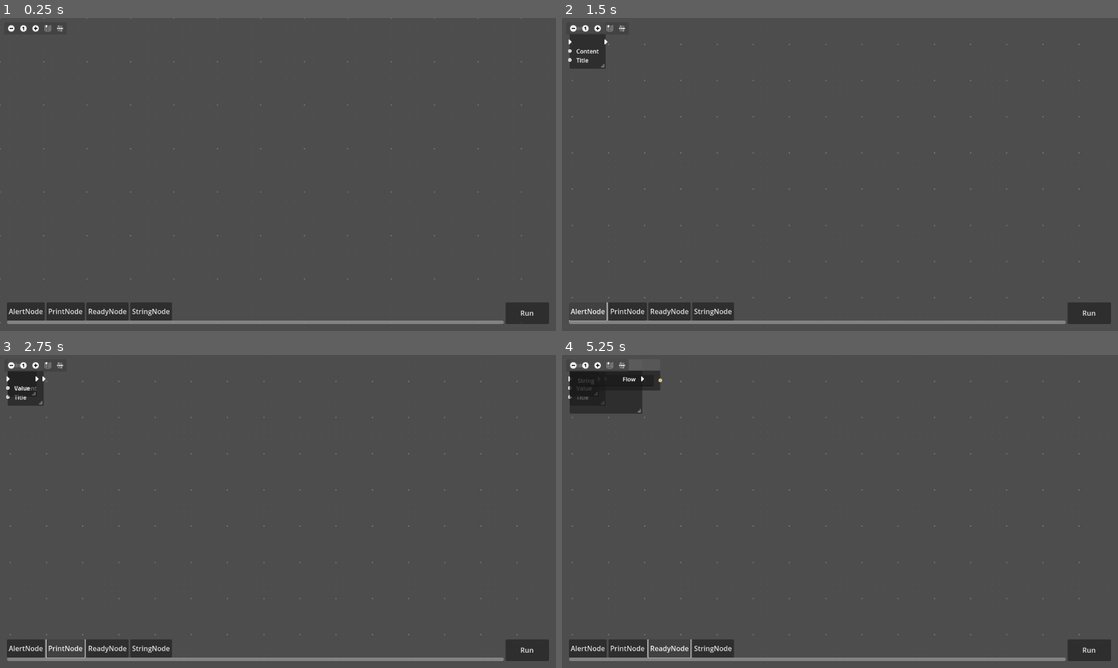
Above: before the commit, frames 1-4 (two rows, left to right).
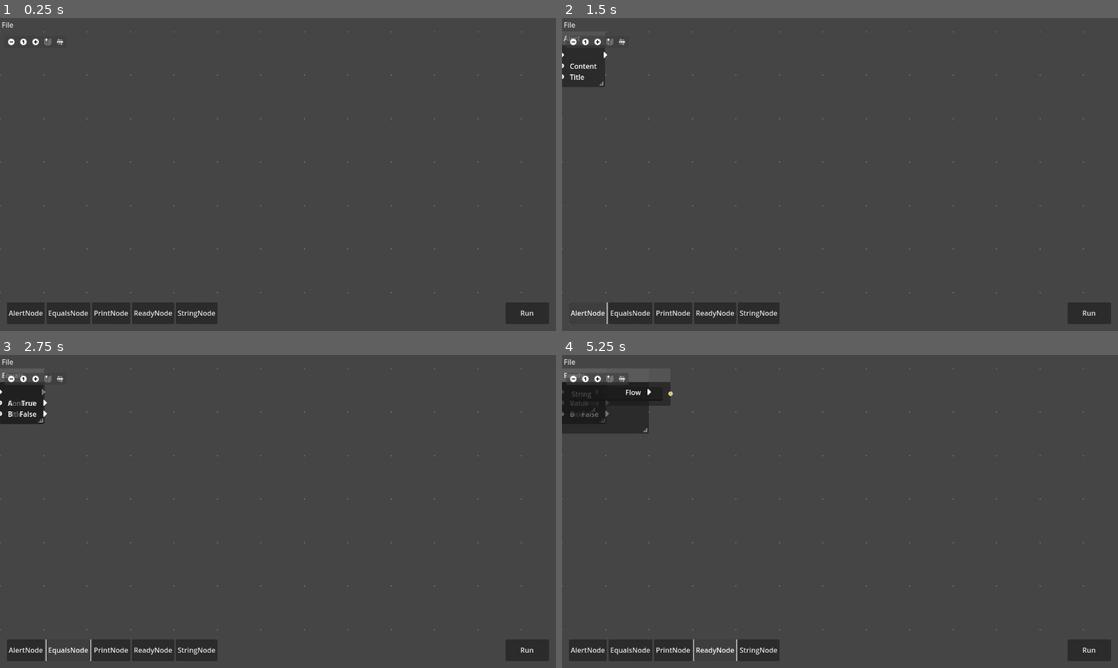
Above: after the commit, the same moments.

Repository: Swarkin/Godot-GraphNodesScript
Game: Godot game, scene res://main.tscn
Two runs of this game, one before a commit and one after it. Both use one fixed random seed, a clock stepped at 60 frames per second and the inputs below.
Inputs (mouse positions are in pixels of both pictures, inside the frame that each line leads up to):
- Up to frame 1 (0.25 s): no input
- Up to frame 2 (1.5 s): click (567, 24) at 0.5 s, where only the run after the commit has a clickable "File"; click "AlertNode" at 1.25 s
- Up to frame 3 (2.75 s): click (66, 649) at 2 s, where only the run after the commit has a clickable "EqualsNode"
- Up to frame 4 (5.25 s): click "PrintNode" at 2.75 s; click "StringNode" at 3.5 s; click "Run" at 4.25 s; click "ReadyNode" at 5 s

The runs differ from the first frame. In frame 1, 2.2% of the frame differs, in the area x 0-94%, y 0-98%; in frame 2, 2.9%; in frame 3, 3.1%; in frame 4, 4.3%, in the area x 0-94%, y 1-98%.
Error before the commit: Invalid access to property or key 'ReadyNode' on a base object of type 'Dictionary[StringName, GraphNodeRepr]'. (res://graph.gd:90)
Error after the commit: Invalid access to property or key 'ReadyNode' on a base object of type 'Dictionary[StringName, GraphNodeRepr]'. (res://graph.gd:83)

Commit message:
implement branching nodes, add menu bar; basic save and load

Diff:
--- a/graph.gd
+++ b/graph.gd
@@ -1,3 +1,4 @@
+class_name ScriptGraphEdit
 extends GraphEdit
 
 const TYPE_FLOW := 69
@@ -21,7 +22,14 @@
 		node = _node
 
 	func flow_next() -> GraphNodeRepr:
-		var conn := out_connections[0] as GraphNodeConnection if !out_connections.is_empty() else null
+		if out_connections.is_empty(): return null
+		var conn: GraphNodeConnection
+
+		if node is BranchingGraphNode:
+			conn = node.next_flow(out_connections)
+		else:
+			conn = out_connections[0] if !out_connections.is_empty() else null
+
 		return conn.to_node if conn else null
 
 	func get_input(port_idx: int, default = null) -> Variant:
@@ -70,23 +78,8 @@
 
 func execute() -> void:
 	if verbose: print("Executing...")
-	var nodes: Dictionary[StringName, GraphNodeRepr]
+	var nodes := parse()
 
-	#region parsing
-	for node in get_children() as Array[Control]:
-		if node is not GraphNode: continue
-		nodes[node.name] = GraphNodeRepr.new(node)
-
-	for conn in connections:
-		var from := nodes[conn["from_node"] as StringName]
-		var to := nodes[conn["to_node"] as StringName]
-		var from_conn := GraphNodeConnection.new(conn, nodes)
-		var to_conn := GraphNodeConnection.new(conn, nodes)
-		from.out_connections.append(from_conn)
-		to.in_connections.append(to_conn)
-	#endregion
-
-	#region logic
 	var ready_node := nodes["ReadyNode"]
 	if verbose:
 		print(ready_node.node.name)
@@ -127,9 +120,25 @@
 
 		node.execute(args)
 		next = next.flow_next()
-	#endregion
 
 	if verbose: print("\nFinished")
+
+func parse() -> Dictionary[StringName, GraphNodeRepr]:
+	var nodes: Dictionary[StringName, GraphNodeRepr]
+
+	for node in get_children() as Array[Control]:
+		if node is not GraphNode: continue
+		nodes[node.name] = GraphNodeRepr.new(node)
+
+	for conn in connections:
+		var from := nodes[conn["from_node"] as StringName]
+		var to := nodes[conn["to_node"] as StringName]
+		var from_conn := GraphNodeConnection.new(conn, nodes)
+		var to_conn := GraphNodeConnection.new(conn, nodes)
+		from.out_connections.append(from_conn)
+		to.in_connections.append(to_conn)
+
+	return nodes
 
 
 func _on_connection_request(from_node: StringName, from_port: int, to_node: StringName, to_port: int) -> void:
--- a/main.tscn
+++ b/main.tscn
@@ -1,5 +1,6 @@
-[gd_scene load_steps=7 format=3 uid="uid://qr52aafdvj5l"]
+[gd_scene load_steps=8 format=3 uid="uid://qr52aafdvj5l"]
 
+[ext_resource type="Script" uid="uid://ba0kyhwc8edji" path="res://menu_bar.gd" id="1_1bvp3"]
 [ext_resource type="Script" uid="uid://c4xjo5mavlg5r" path="res://node_selection.gd" id="1_7mycd"]
 [ext_resource type="Script" uid="uid://44j7r8skexf1" path="res://graph.gd" id="1_h2yge"]
 [ext_resource type="Script" uid="uid://bgdixhn7vioeb" path="res://run.gd" id="4_1bvp3"]
@@ -13,17 +14,34 @@
 [sub_resource type="Shortcut" id="Shortcut_1bvp3"]
 events = [SubResource("InputEventKey_h2yge")]
 
-[node name="Main" type="Control"]
-layout_mode = 3
+[node name="Main" type="VBoxContainer"]
 anchors_preset = 15
 anchor_right = 1.0
 anchor_bottom = 1.0
 grow_horizontal = 2
 grow_vertical = 2
+theme_override_constants/separation = 0
 
-[node name="GraphEdit" type="GraphEdit" parent="."]
-offset_right = 1280.0
-offset_bottom = 720.0
+[node name="Menu" type="HBoxContainer" parent="." node_paths=PackedStringArray("graph", "file_menu")]
+layout_mode = 2
+script = ExtResource("1_1bvp3")
+graph = NodePath("../ScriptGraphEdit")
+file_menu = NodePath("FileMenu")
+
+[node name="FileMenu" type="MenuButton" parent="Menu"]
+layout_mode = 2
+text = "File"
+switch_on_hover = true
+item_count = 3
+popup/item_0/text = "New"
+popup/item_0/id = 0
+popup/item_1/text = "Open"
+popup/item_1/id = 1
+popup/item_2/text = "Save"
+popup/item_2/id = 2
+
+[node name="ScriptGraphEdit" type="GraphEdit" parent="."]
+layout_mode = 2
 size_flags_vertical = 3
 theme_override_styles/panel = SubResource("StyleBoxEmpty_7dm0k")
 grid_pattern = 1
@@ -37,39 +55,39 @@
 verbose = true
 hide_scroll = true
 
-[node name="Margin" type="MarginContainer" parent="."]
+[node name="Controls" type="MarginContainer" parent="ScriptGraphEdit"]
 layout_mode = 1
-anchors_preset = 15
+anchors_preset = 12
+anchor_top = 1.0
 anchor_right = 1.0
 anchor_bottom = 1.0
+offset_top = -82.0
 grow_horizontal = 2
-grow_vertical = 2
+grow_vertical = 0
 mouse_filter = 2
 theme_override_constants/margin_left = 16
 theme_override_constants/margin_top = 16
 theme_override_constants/margin_right = 16
 theme_override_constants/margin_bottom = 16
 
-[node name="Bar" type="HBoxContainer" parent="Margin"]
+[node name="Bar" type="HBoxContainer" parent="ScriptGraphEdit/Controls"]
 layout_mode = 2
 size_flags_vertical = 8
 
-[node name="NodeSelection" type="ScrollContainer" parent="Margin/Bar" node_paths=PackedStringArray("graph", "buttons")]
+[node name="NodeSelection" type="ScrollContainer" parent="ScriptGraphEdit/Controls/Bar" node_paths=PackedStringArray("graph", "buttons")]
 layout_mode = 2
 size_flags_horizontal = 3
 follow_focus = true
-horizontal_scroll_mode = 2
-vertical_scroll_mode = 0
 script = ExtResource("1_7mycd")
-graph = NodePath("../../../GraphEdit")
+graph = NodePath("../../..")
 buttons = NodePath("ButtonContainer")
 
-[node name="ButtonContainer" type="HBoxContainer" parent="Margin/Bar/NodeSelection"]
+[node name="ButtonContainer" type="HBoxContainer" parent="ScriptGraphEdit/Controls/Bar/NodeSelection"]
 layout_mode = 2
 size_flags_horizontal = 3
 size_flags_vertical = 3
 
-[node name="Run" type="Button" parent="Margin/Bar" node_paths=PackedStringArray("graph")]
+[node name="Run" type="Button" parent="ScriptGraphEdit/Controls/Bar" node_paths=PackedStringArray("graph")]
 custom_minimum_size = Vector2(100, 50)
 layout_mode = 2
 size_flags_horizontal = 8
@@ -77,8 +95,8 @@
 shortcut = SubResource("Shortcut_1bvp3")
 text = "Run"
 script = ExtResource("4_1bvp3")
-graph = NodePath("../../../GraphEdit")
+graph = NodePath("../../..")
 
-[connection signal="connection_request" from="GraphEdit" to="GraphEdit" method="_on_connection_request"]
-[connection signal="delete_nodes_request" from="GraphEdit" to="GraphEdit" method="_on_delete_nodes_request"]
-[connection signal="disconnection_request" from="GraphEdit" to="GraphEdit" method="_on_disconnection_request"]
+[connection signal="connection_request" from="ScriptGraphEdit" to="ScriptGraphEdit" method="_on_connection_request"]
+[connection signal="delete_nodes_request" from="ScriptGraphEdit" to="ScriptGraphEdit" method="_on_delete_nodes_request"]
+[connection signal="disconnection_request" from="ScriptGraphEdit" to="ScriptGraphEdit" method="_on_disconnection_request"]
--- /dev/null
+++ b/menu_bar.gd
@@ -0,0 +1,83 @@
+extends Container
+
+@export var graph: ScriptGraphEdit
+@export var file_menu: MenuButton
+
+func _enter_tree() -> void:
+	var file_popup := file_menu.get_popup()
+	file_popup.id_pressed.connect(_on_file_menu_id_pressed)
+
+func _on_file_menu_id_pressed(id: int) -> void:
+	match id:
+		0:
+			print("New")
+			for c in graph.get_children():
+				if c is GraphNode:
+					c.queue_free()
+
+			graph.connections.clear()
+		1:
+			print("Open")
+			var file := FileAccess.open("user://test.json", FileAccess.READ)
+			var data := JSON.parse_string(file.get_as_text()) as Dictionary
+			print(data)
+
+			var in_conn_data: Array[Dictionary]
+			var out_conn_data: Array[Dictionary]
+
+			for name_key in data:
+				var node_data := data[name_key] as Dictionary
+				var graph_node := (load("res://nodes/"+node_data["t"]) as PackedScene).instantiate() as GraphNode
+				in_conn_data.append_array(node_data["i"])
+				out_conn_data.append_array(node_data["o"])
+				graph_node.position_offset = Vector2(node_data["px"], node_data["py"])
+				graph_node.size = Vector2(node_data["sx"], node_data["sy"])
+				if node_data.has("v"):
+					graph_node.set_value(node_data["v"])
+				graph.add_child(graph_node)
+
+			for in_conn in in_conn_data:
+				graph.connect_node(in_conn["fn"], in_conn["fp"], in_conn["tn"], in_conn["tp"])
+
+			for out_conn in out_conn_data:
+				graph.connect_node(out_conn["fn"], out_conn["fp"], out_conn["tn"], out_conn["tp"])
+		2:
+			print("Save")
+			var nodes := graph.parse()
+			var data := {}
+
+			for name_key in nodes:
+				var node := nodes[name_key]
+				var node_data := {
+					"t": node.node.scene_file_path.get_file(),
+					"px": node.node.position_offset.x,
+					"py": node.node.position_offset.y,
+					"sx": node.node.size.x,
+					"sy": node.node.size.y,
+					"i": [],
+					"o": [],
+				}
+
+				if node.node is ValueGraphNode:
+					node_data["v"] = node.node.get_value()
+
+				for in_conn in node.in_connections:
+					node_data["i"].append({
+						"fp": in_conn.from_port,
+						"tp": in_conn.to_port,
+						"fn": in_conn.from_node.node.name,
+						"tn": in_conn.to_node.node.name,
+					})
+
+				for out_conn in node.out_connections:
+					node_data["o"].append({
+						"fp": out_conn.from_port,
+						"tp": out_conn.to_port,
+						"fn": out_conn.from_node.node.name,
+						"tn": out_conn.to_node.node.name,
+					})
+
+				data[name_key] = node_data
+
+			var file := FileAccess.open("user://test.json", FileAccess.WRITE)
+			file.store_string(JSON.stringify(data))
--- a/node_selection.gd
+++ b/node_selection.gd
@@ -3,7 +3,7 @@
 const PATH := "res://nodes/"
 const NODE_BUTTON := preload("res://ui/node_button.tscn") as PackedScene
 
-@export var graph: GraphEdit
+@export var graph: ScriptGraphEdit
 @export var buttons: Container
 
 var nodes: Dictionary[String, PackedScene]
--- /dev/null
+++ b/nodes/branching_node.gd
@@ -0,0 +1,7 @@
+class_name BranchingGraphNode
+extends ExecutableGraphNode
+
+@warning_ignore("unused_parameter")
+func next_flow(out_connections: Array[ScriptGraphEdit.GraphNodeConnection]) -> ScriptGraphEdit.GraphNodeConnection:
+	push_error("Cannot call function on abstract class")
+	return
--- /dev/null
+++ b/nodes/equals_node.gd
@@ -0,0 +1,25 @@
+class_name GraphNodeEquals
+extends BranchingGraphNode
+
+var _decision = null
+
+func execute(args: Array) -> void:
+	print("exec called")
+	print(get_stack())
+	_decision = args[0] == args[1]
+
+func next_flow(out_connections: Array[ScriptGraphEdit.GraphNodeConnection]) -> ScriptGraphEdit.GraphNodeConnection:
+	if out_connections.is_empty():
+		return
+	elif _decision == null:
+		push_error("Reading decision before execute")
+		return
+	else:
+		var target_from_port := 0 if _decision else 1
+		for conn in out_connections:
+			print(conn.from_port)
+			if conn.from_port == target_from_port:
+				return conn
+
+		push_error("Missing connection")
+		return
--- /dev/null
+++ b/nodes/equals_node.tscn
@@ -0,0 +1,72 @@
+[gd_scene load_steps=4 format=3 uid="uid://cqe2legqrhp0k"]
+
+[ext_resource type="Texture2D" uid="uid://bhop1cdyv78s4" path="res://ui/caret-right.svg" id="1_j257i"]
+[ext_resource type="Script" uid="uid://dcx1bl2m38n6b" path="res://nodes/executable_node.gd" id="2_fi83x"]
+[ext_resource type="Script" uid="uid://eo4o7tqi5aw0" path="res://nodes/equals_node.gd" id="2_nks3r"]
+
+[node name="EqualsNode" type="GraphNode"]
+resizable = true
+title = "Equals"
+ignore_invalid_connection_type = true
+slot/0/left_enabled = true
+slot/0/left_type = 69
+slot/0/left_color = Color(1, 1, 1, 1)
+slot/0/left_icon = ExtResource("1_j257i")
+slot/0/right_enabled = false
+slot/0/right_type = 69
+slot/0/right_color = Color(1, 1, 1, 1)
+slot/0/right_icon = ExtResource("1_j257i")
+slot/0/draw_stylebox = true
+slot/1/left_enabled = true
+slot/1/left_type = 42
+slot/1/left_color = Color(1, 1, 1, 1)
+slot/1/left_icon = null
+slot/1/right_enabled = true
+slot/1/right_type = 69
+slot/1/right_color = Color(1, 1, 1, 1)
+slot/1/right_icon = ExtResource("1_j257i")
+slot/1/draw_stylebox = true
+slot/2/left_enabled = true
+slot/2/left_type = 42
+slot/2/left_color = Color(1, 1, 1, 1)
+slot/2/left_icon = null
+slot/2/right_enabled = true
+slot/2/right_type = 69
+slot/2/right_color = Color(1, 1, 1, 1)
+slot/2/right_icon = ExtResource("1_j257i")
+slot/2/draw_stylebox = true
+script = ExtResource("2_nks3r")
+metadata/_custom_type_script = ExtResource("2_fi83x")
+
+[node name="Flow" type="Label" parent="."]
+layout_mode = 2
+
+[node name="A" type="HBoxContainer" parent="."]
+layout_mode = 2
+theme_override_constants/separation = 16
+
+[node name="Left" type="Label" parent="A"]
+layout_mode = 2
+size_flags_horizontal = 2
+text = "A"
+
+[node name="Right" type="Label" parent="A"]
+layout_mode = 2
+size_flags_horizontal = 10
+text = "True"
+horizontal_alignment = 2
+
+[node name="B" type="HBoxContainer" parent="."]
+layout_mode = 2
+theme_override_constants/separation = 16
+
+[node name="Left" type="Label" parent="B"]
+layout_mode = 2
+size_flags_horizontal = 2
+text = "B"
+
+[node name="Right" type="Label" parent="B"]
+layout_mode = 2
+size_flags_horizontal = 10
+text = "False"
+horizontal_alignment = 2
--- a/nodes/print_node.gd
+++ b/nodes/print_node.gd
@@ -2,4 +2,4 @@
 extends ExecutableGraphNode
 
 func execute(args: Array) -> void:
-	prints(self, args[0])
+	print(args[0])
--- a/nodes/string_node.gd
+++ b/nodes/string_node.gd
@@ -5,3 +5,6 @@
 
 func get_value() -> String:
 	return line_edit.text
+
+func set_value(v: String) -> void:
+	line_edit.text = v
--- a/nodes/value_node.gd
+++ b/nodes/value_node.gd
@@ -1,6 +1,10 @@
 class_name ValueGraphNode
 extends GraphNode
 
-func get_value():
+func get_value() -> Variant:
 	push_error("Cannot call function on abstract class")
-	return
+	return null
+
+@warning_ignore("unused_parameter")
+func set_value(v) -> void:
+	push_error("Cannot call function on abstract class")
--- a/project.godot
+++ b/project.godot
@@ -63,3 +63,4 @@
 
 renderer/rendering_method="gl_compatibility"
 renderer/rendering_method.mobile="gl_compatibility"
+environment/defaults/default_clear_color=Color(0.270588, 0.270588, 0.270588, 1)
Not shown, added: menu_bar.gd.uid
Not shown, added: nodes/branching_node.gd.uid
Not shown, added: nodes/equals_node.gd.uid
